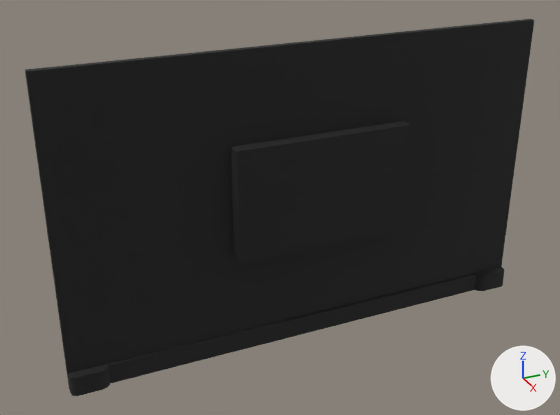
The COLLADA model mr_robot_gazebo/model/aws_robomaker_residential_TV_02/meshes/aws_TV_01_visual.DAE as it was, and as the next commit left it.
Rendered twice from a camera (50 mm lens) standing at (1.646, -0.841, 1.199) and looking at (0.012, -0.105, 0.382). Lighting does not change. The marker at lower right points along +X, +Y and +Z.

Names of what the first picture shows: 'aws_TV_01_visual'.
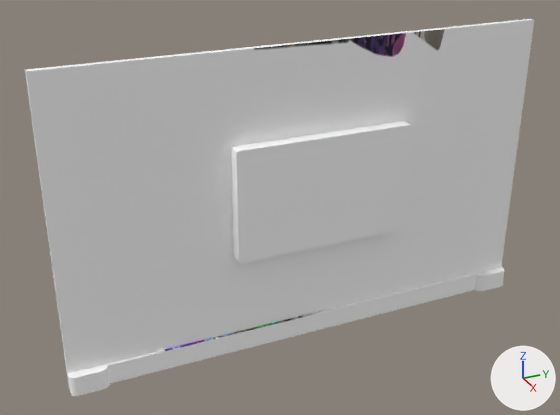
Boxes (x1, y1, x2, y2) around the edits, measured in the pictures (560 x 415 px):
'aws_TV_01_visual', surface changed (black to grey): (25, 19, 534, 396) in both

What the commit changed:
Picture 'Atom.png' (img_atom_png) is new.
Material 'MaterialFBXASC032FBXASC03529' (mat_materialfbxasc032fbxasc03529) changes its picture from img_aws_tv_01_png to img_atom_png.
